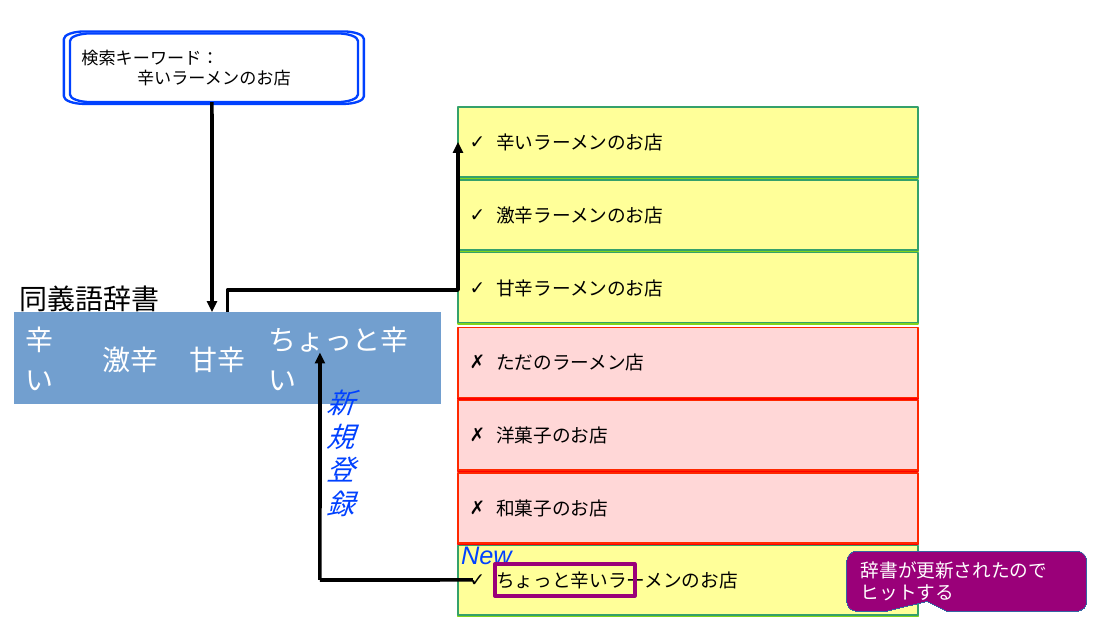
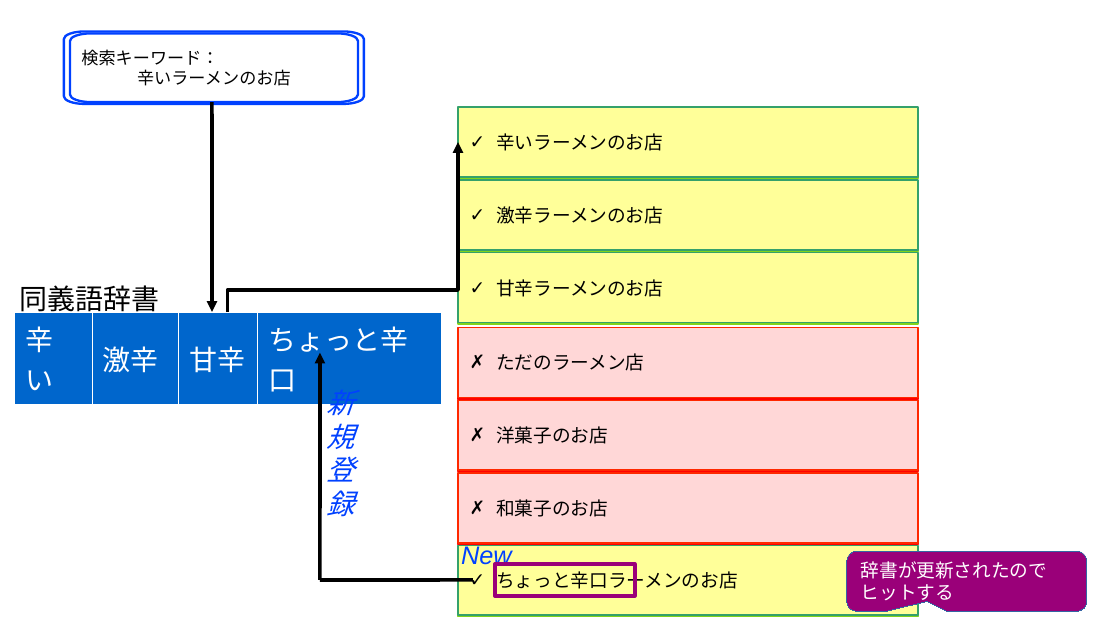
Before and after one commit to komainu8/rabbit-slide-komainu8-postgresql-conference-japan-2025, a slide deck: slide 4 of images.odp. Drawn at 1120x630 pixels with LibreOffice and Linux fonts; fonts in the diff are those of the drawing. Boxes give left, top, right and bottom in pixels: in the first picture for what was removed or moved away, otherwise in the second. Text is boxed around its words. In the diff, an @@ line names an element or a change of style, - is before the commit and + after.

```diff
--- a/images.odp
+++ b/images.odp
@@ table at [15,312,440,396] @@
-row 1, column 4: ちょっと辛い
+row 1, column 4: ちょっと辛口
@@ fill #729FCF to #0066CC in row 1 @@
@@ borders changed @@
@@ text in rectangle at [496,570,738,595]: text changed @@
-✓ ちょっと辛いラーメンのお店
+✓ ちょっと辛口ラーメンのお店
```
Also in this commit, not shown: 6 other slides changed, 4 other files.
